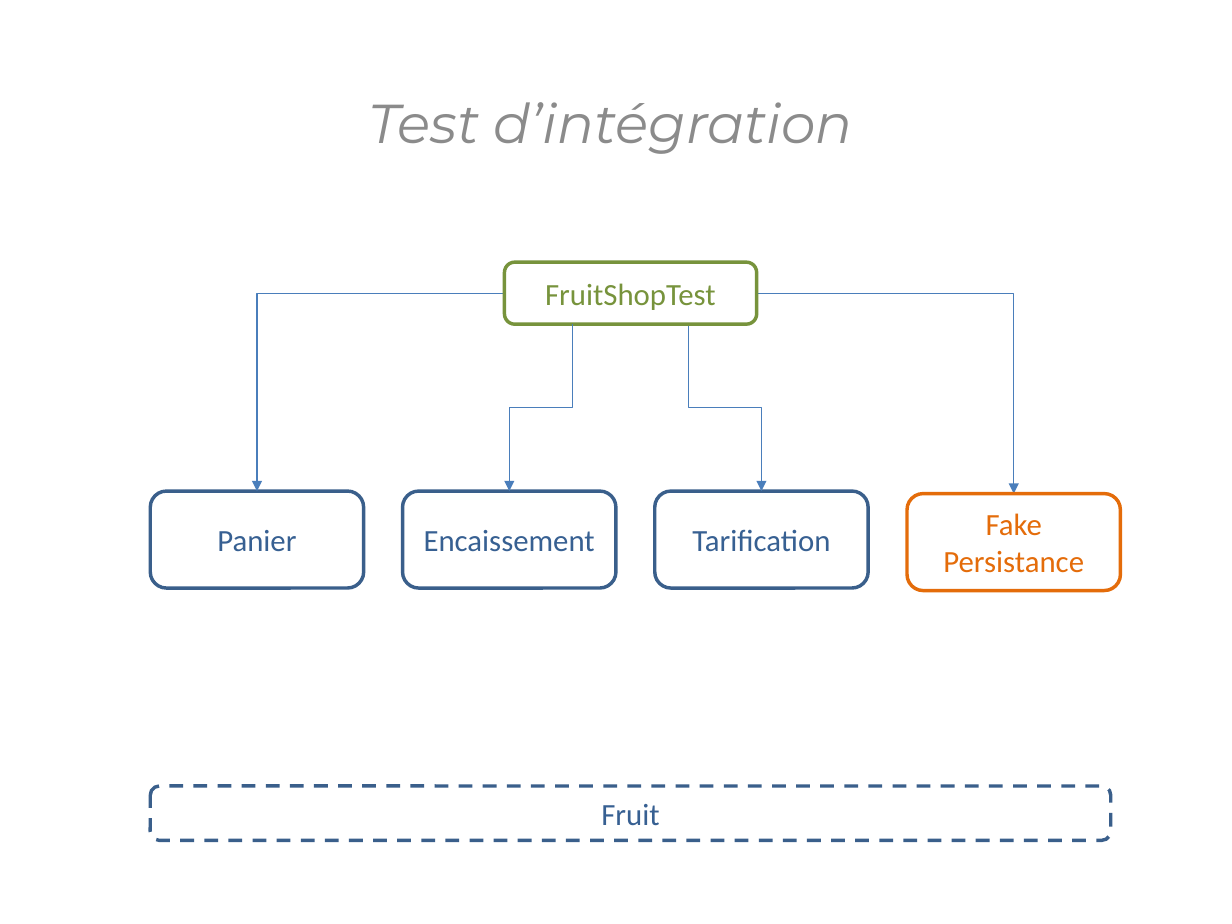
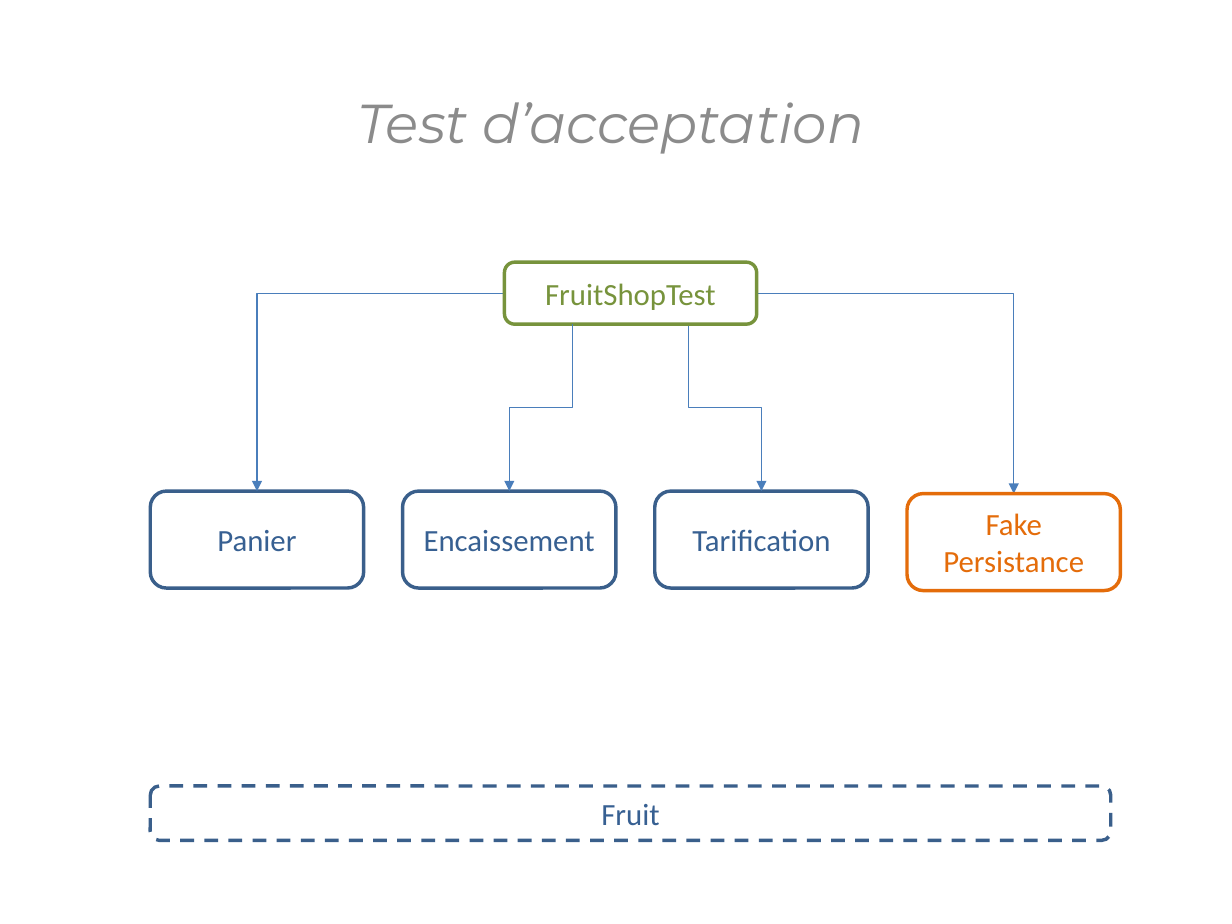
Before and after one commit to KhrisFernandez/tdd, a slide deck: slide 58 of outside-in/resources/TDD - Outside In.pptx (slide 62 before the commit). Drawn at 1232x924 pixels with LibreOffice and Linux fonts; fonts in the diff are those of the drawing. Boxes give left, top, right and bottom in pixels: in the first picture for what was removed or moved away, otherwise in the second. Text is boxed around its words. In the diff, an @@ line names an element or a change of style, - is before the commit and + after.

```diff
--- a/outside-in/resources/TDD - Outside In.pptx
+++ b/outside-in/resources/TDD - Outside In.pptx
@@ text at (358, 102, 864, 154): text changed @@
-Test d’intégration
+Test d’acceptation
```
Also in this commit, not shown: 14 other slides changed, 1 slide added, 5 slides removed, 16 other files.
